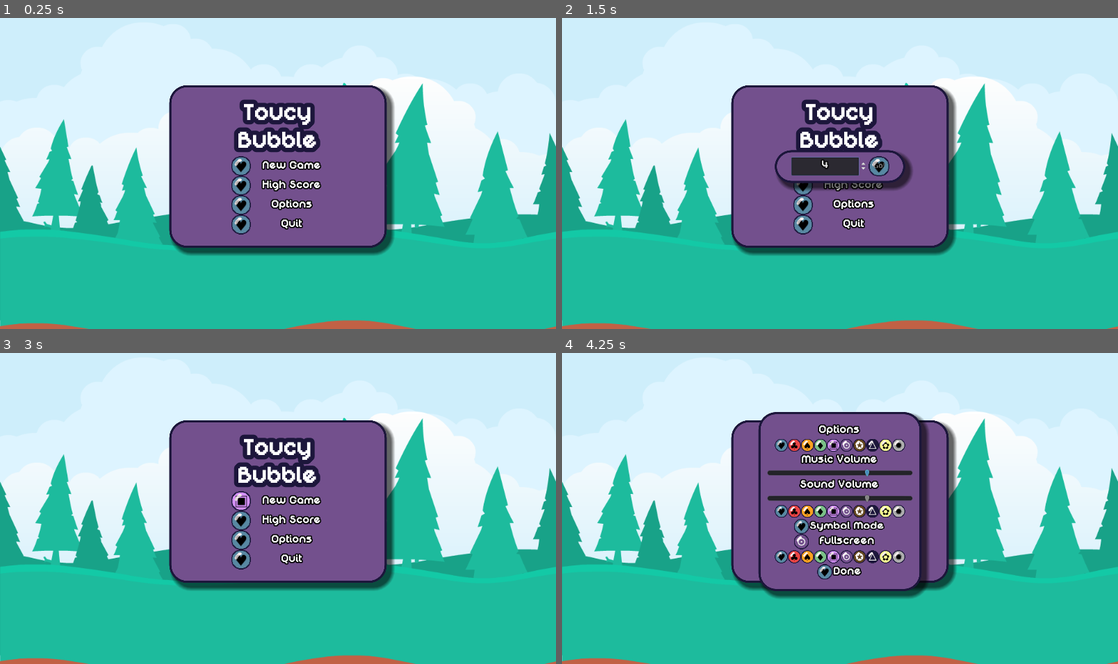
Above: before the commit, frames 1-4 (two rows, left to right).
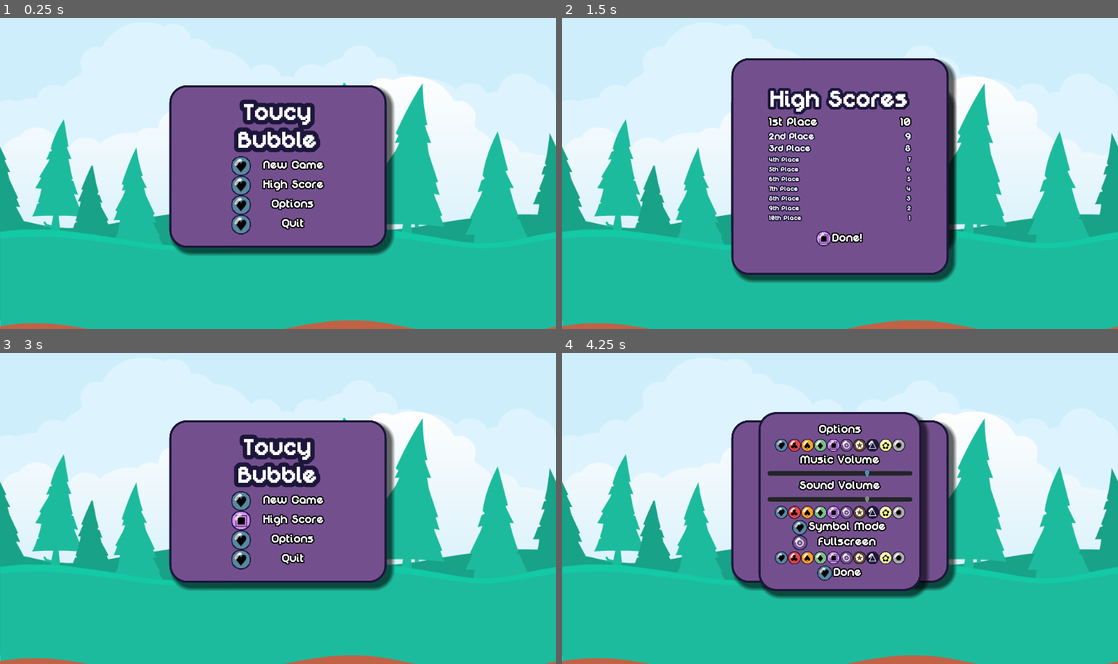
Above: after the commit, the same moments.

Repository: YannBurrett/ToucyBubble
Game: Godot game, scene res://UI/MainMenu.tscn
Same seed, same stepped clock (60 frames per second), same inputs: the game is played once before the commit and once after it.
Inputs (mouse positions are in pixels of both pictures, inside the frame that each line leads up to):
- Up to frame 1 (0.25 s): no input
- Up to frame 2 (1.5 s): click (801, 185) at 0.5 s; click (801, 167) at 1.25 s
- Up to frame 3 (3 s): click (239, 502) at 2 s; click (261, 573) at 2.77 s
- Up to frame 4 (4.25 s): click (801, 539) at 3.5 s

The runs differ from the first frame. In frame 1, 0.8% of the frame differs, in the area x 47-59%, y 45-69%; in frame 2, 16%, in the area x 30-71%, y 12-86%; in frame 3, 1.0%; in frame 4, 3.3%.

Commit message:
Sound and Music

Diff:
--- a/Bubbles/BubbleSpawner.gd
+++ b/Bubbles/BubbleSpawner.gd
@@ -7,6 +7,7 @@
 
 
 func _on_Level_spawn_bubble(angle, location):
+	$BubbleSFXPlayer.play()
 	var new_Bubble = Bubble.instance()
 	new_Bubble.type = next_bubble_type
 	new_Bubble.global_position = location
--- a/Level/Level.gd
+++ b/Level/Level.gd
@@ -178,10 +178,11 @@
 
 
 
-func game_over(_has_won):
+func game_over(has_won):
 	if $Player:
 		$Player.queue_free()
 		$NextBubble.queue_free()
+	$UILayer/MenuPopup.game_over(has_won)
 
 
 
--- a/Level/Level.tscn
+++ b/Level/Level.tscn
@@ -12,6 +12,7 @@
 [ext_resource path="res://UI/MenuPopup.tscn" type="PackedScene" id=10]
 [ext_resource path="res://Level/TileMap.gd" type="Script" id=11]
 [ext_resource path="res://Bubbles/Blank_bubbles.tres" type="TileSet" id=12]
+[ext_resource path="res://SFX/Shoot.wav" type="AudioStream" id=13]
 
 [node name="Level" type="Node2D"]
 script = ExtResource( 6 )
@@ -64,6 +65,10 @@
 [node name="BubbleSpawner" type="Node2D" parent="."]
 script = ExtResource( 7 )
 
+[node name="BubbleSFXPlayer" type="AudioStreamPlayer" parent="BubbleSpawner"]
+stream = ExtResource( 13 )
+bus = "SFX"
+
 [node name="NextBubble" type="Node2D" parent="." groups=["Bubbles"]]
 script = ExtResource( 8 )
 
@@ -93,6 +98,7 @@
 [connection signal="can_fire" from="." to="Player" method="set_fire"]
 [connection signal="prepare_bubble" from="." to="NextBubble" method="_on_Level_prepare_bubble"]
 [connection signal="spawn_bubble" from="." to="BubbleSpawner" method="_on_Level_spawn_bubble"]
+[connection signal="updated_score" from="CanvasLayer/Score" to="UILayer/MenuPopup" method="_on_Score_updated_score"]
 [connection signal="fire_bubble" from="Player" to="." method="_on_Player_fire_bubble"]
 [connection signal="next_bubble" from="NextBubble" to="BubbleSpawner" method="_on_NextBubble_next_bubble"]
 [connection signal="timeout" from="Timer" to="." method="_on_Timer_timeout"]
--- /dev/null
+++ b/Music/MusicPlayer.tscn
@@ -0,0 +1,8 @@
+[gd_scene load_steps=2 format=2]
+
+[ext_resource path="res://Music/random silly chip song.ogg" type="AudioStream" id=1]
+
+[node name="MusicPlayer" type="AudioStreamPlayer"]
+stream = ExtResource( 1 )
+autoplay = true
+bus = "Music"
--- a/Particles/BubblePop.gd
+++ b/Particles/BubblePop.gd
@@ -1,5 +1,6 @@
 extends Particles2D
 
+export (Array, Resource) var pops
 var type = 0 setget change_colour
 
 func _ready():
@@ -11,4 +12,6 @@
 
 
 func pop_bubbles():
+	$BubblePopSFX.stream = pops[randi() % pops.size()]
+	$BubblePopSFX.play()
 	$AnimationPlayer.play("Pop")
--- a/Particles/BubblePop.tscn
+++ b/Particles/BubblePop.tscn
@@ -1,7 +1,13 @@
-[gd_scene load_steps=9 format=2]
+[gd_scene load_steps=15 format=2]
 
 [ext_resource path="res://Sprites/BubbleSpriteSheet2.png" type="Texture" id=1]
 [ext_resource path="res://Particles/BubblePop.gd" type="Script" id=2]
+[ext_resource path="res://SFX/Pop3.wav" type="AudioStream" id=3]
+[ext_resource path="res://SFX/Pop5.wav" type="AudioStream" id=4]
+[ext_resource path="res://SFX/Pop1.wav" type="AudioStream" id=5]
+[ext_resource path="res://SFX/Pop6.wav" type="AudioStream" id=6]
+[ext_resource path="res://SFX/Pop2.wav" type="AudioStream" id=7]
+[ext_resource path="res://SFX/Pop4.wav" type="AudioStream" id=8]
 
 [sub_resource type="CanvasItemMaterial" id=1]
 particles_animation = true
@@ -78,7 +84,11 @@
 process_material = SubResource( 4 )
 texture = ExtResource( 1 )
 script = ExtResource( 2 )
+pops = [ ExtResource( 5 ), ExtResource( 7 ), ExtResource( 3 ), ExtResource( 8 ), ExtResource( 4 ), ExtResource( 6 ) ]
 
 [node name="AnimationPlayer" type="AnimationPlayer" parent="."]
 anims/Pop = SubResource( 5 )
 anims/RESET = SubResource( 6 )
+
+[node name="BubblePopSFX" type="AudioStreamPlayer" parent="."]
+bus = "SFX"
--- /dev/null
+++ b/UI/HighScores.gd
@@ -0,0 +1,13 @@
+extends Popup
+
+
+func _ready():
+	var scores = $VBoxContainer/CenterContainer/ScoreContainer.get_child_count()
+	scores /= 2
+	for score in scores:
+		$VBoxContainer/CenterContainer/ScoreContainer.get_child((score*2)+1).text = str(GameState.highscores[score])
+
+
+
+func _on_DoneButton_pressed():
+	hide()
--- /dev/null
+++ b/UI/HighScores.tscn
@@ -0,0 +1,257 @@
+[gd_scene load_steps=8 format=2]
+
+[ext_resource path="res://Fonts/DigitalDisco.ttf" type="DynamicFontData" id=1]
+[ext_resource path="res://UI/ToucyBubble.theme" type="Theme" id=2]
+[ext_resource path="res://UI/HighScores.gd" type="Script" id=3]
+
+[sub_resource type="DynamicFont" id=1]
+size = 48
+outline_size = 5
+outline_color = Color( 0.113725, 0.0901961, 0.235294, 1 )
+font_data = ExtResource( 1 )
+
+[sub_resource type="DynamicFont" id=2]
+size = 20
+outline_size = 2
+outline_color = Color( 0.113725, 0.0901961, 0.235294, 1 )
+font_data = ExtResource( 1 )
+
+[sub_resource type="DynamicFont" id=3]
+size = 18
+outline_size = 2
+outline_color = Color( 0.113725, 0.0901961, 0.235294, 1 )
+font_data = ExtResource( 1 )
+
+[sub_resource type="DynamicFont" id=4]
+size = 14
+outline_size = 2
+outline_color = Color( 0.113725, 0.0901961, 0.235294, 1 )
+font_data = ExtResource( 1 )
+
+[node name="HighScores" type="Popup"]
+margin_right = 40.0
+margin_bottom = 40.0
+rect_min_size = Vector2( 400, 400 )
+theme = ExtResource( 2 )
+script = ExtResource( 3 )
+
+[node name="Panel" type="Panel" parent="."]
+anchor_right = 1.0
+anchor_bottom = 1.0
+
+[node name="VBoxContainer" type="VBoxContainer" parent="."]
+anchor_right = 1.0
+anchor_bottom = 1.0
+margin_left = 16.0
+margin_top = 16.0
+margin_right = -16.0
+margin_bottom = -16.0
+alignment = 1
+
+[node name="Label" type="Label" parent="VBoxContainer"]
+margin_top = 39.0
+margin_right = 368.0
+margin_bottom = 87.0
+custom_fonts/font = SubResource( 1 )
+text = "High Scores"
+align = 1
+
+[node name="CenterContainer" type="CenterContainer" parent="VBoxContainer"]
+margin_top = 91.0
+margin_right = 368.0
+margin_bottom = 301.0
+
+[node name="ScoreContainer" type="GridContainer" parent="VBoxContainer/CenterContainer"]
+margin_left = 54.0
+margin_right = 314.0
+margin_bottom = 210.0
+rect_min_size = Vector2( 260, 210 )
+size_flags_horizontal = 0
+size_flags_vertical = 0
+columns = 2
+
+[node name="Label1" type="Label" parent="VBoxContainer/CenterContainer/ScoreContainer"]
+margin_right = 94.0
+margin_bottom = 24.0
+text = "1st Place"
+
+[node name="Score1" type="Label" parent="VBoxContainer/CenterContainer/ScoreContainer"]
+margin_left = 98.0
+margin_right = 260.0
+margin_bottom = 24.0
+size_flags_horizontal = 3
+text = "000 Points"
+align = 2
+
+[node name="Label2" type="Label" parent="VBoxContainer/CenterContainer/ScoreContainer"]
+margin_top = 28.0
+margin_right = 94.0
+margin_bottom = 48.0
+custom_fonts/font = SubResource( 2 )
+text = "2nd Place"
+
+[node name="Score2" type="Label" parent="VBoxContainer/CenterContainer/ScoreContainer"]
+margin_left = 98.0
+margin_top = 28.0
+margin_right = 260.0
+margin_bottom = 48.0
+size_flags_horizontal = 3
+custom_fonts/font = SubResource( 2 )
+text = "000 Points"
+align = 2
+
+[node name="Label3" type="Label" parent="VBoxContainer/CenterContainer/ScoreContainer"]
+margin_top = 52.0
+margin_right = 94.0
+margin_bottom = 71.0
+custom_fonts/font = SubResource( 3 )
+text = "3rd Place"
+
+[node name="Score3" type="Label" parent="VBoxContainer/CenterContainer/ScoreContainer"]
+margin_left = 98.0
+margin_top = 52.0
+margin_right = 260.0
+margin_bottom = 71.0
+size_flags_horizontal = 3
+custom_fonts/font = SubResource( 3 )
+text = "000 Points"
+align = 2
+
+[node name="Label4" type="Label" parent="VBoxContainer/CenterContainer/ScoreContainer"]
+margin_top = 75.0
+margin_right = 94.0
+margin_bottom = 90.0
+custom_fonts/font = SubResource( 4 )
+text = "4th Place"
+
+[node name="Score4" type="Label" parent="VBoxContainer/CenterContainer/ScoreContainer"]
+margin_left = 98.0
+margin_top = 75.0
+margin_right = 260.0
+margin_bottom = 90.0
+size_flags_horizontal = 3
+custom_fonts/font = SubResource( 4 )
+text = "000 Points"
+align = 2
+
+[node name="Label5" type="Label" parent="VBoxContainer/CenterContainer/ScoreContainer"]
+margin_top = 94.0
+margin_right = 94.0
+margin_bottom = 109.0
+custom_fonts/font = SubResource( 4 )
+text = "5th Place"
+
+[node name="Score5" type="Label" parent="VBoxContainer/CenterContainer/ScoreContainer"]
+margin_left = 98.0
+margin_top = 94.0
+margin_right = 260.0
+margin_bottom = 109.0
+size_flags_horizontal = 3
+custom_fonts/font = SubResource( 4 )
+text = "000 Points"
+align = 2
+
+[node name="Label6" type="Label" parent="VBoxContainer/CenterContainer/ScoreContainer"]
+margin_top = 113.0
+margin_right = 94.0
+margin_bottom = 128.0
+custom_fonts/font = SubResource( 4 )
+text = "6th Place"
+
+[node name="Score6" type="Label" parent="VBoxContainer/CenterContainer/ScoreContainer"]
+margin_left = 98.0
+margin_top = 113.0
+margin_right = 260.0
+margin_bottom = 128.0
+size_flags_horizontal = 3
+custom_fonts/font = SubResource( 4 )
+text = "000 Points"
+align = 2
+
+[node name="Label7" type="Label" parent="VBoxContainer/CenterContainer/ScoreContainer"]
+margin_top = 132.0
+margin_right = 94.0
+margin_bottom = 147.0
+custom_fonts/font = SubResource( 4 )
+text = "7th Place"
+
+[node name="Score7" type="Label" parent="VBoxContainer/CenterContainer/ScoreContainer"]
+margin_left = 98.0
+margin_top = 132.0
+margin_right = 260.0
+margin_bottom = 147.0
+size_flags_horizontal = 3
+custom_fonts/font = SubResource( 4 )
+text = "000 Points"
+align = 2
+
+[node name="Label8" type="Label" parent="VBoxContainer/CenterContainer/ScoreContainer"]
+margin_top = 151.0
+margin_right = 94.0
+margin_bottom = 166.0
+custom_fonts/font = SubResource( 4 )
+text = "8th Place"
+
+[node name="Score8" type="Label" parent="VBoxContainer/CenterContainer/ScoreContainer"]
+margin_left = 98.0
+margin_top = 151.0
+margin_right = 260.0
+margin_bottom = 166.0
+size_flags_horizontal = 3
+custom_fonts/font = SubResource( 4 )
+text = "000 Points"
+align = 2
+
+[node name="Label9" type="Label" parent="VBoxContainer/CenterContainer/ScoreContainer"]
+margin_top = 170.0
+margin_right = 94.0
+margin_bottom = 185.0
+custom_fonts/font = SubResource( 4 )
+text = "9th Place"
+
+[node name="Score9" type="Label" parent="VBoxContainer/CenterContainer/ScoreContainer"]
+margin_left = 98.0
+margin_top = 170.0
+margin_right = 260.0
+margin_bottom = 185.0
+size_flags_horizontal = 3
+custom_fonts/font = SubResource( 4 )
+text = "000 Points"
+align = 2
+
+[node name="Label10" type="Label" parent="VBoxContainer/CenterContainer/ScoreContainer"]
+margin_top = 189.0
+margin_right = 94.0
+margin_bottom = 204.0
+custom_fonts/font = SubResource( 4 )
+text = "10th Place"
+
+[node name="Score10" type="Label" parent="VBoxContainer/CenterContainer/ScoreContainer"]
+margin_left = 98.0
+margin_top = 189.0
+margin_right = 260.0
+margin_bottom = 204.0
+size_flags_horizontal = 3
+custom_fonts/font = SubResource( 4 )
+text = "000 Points"
+align = 2
+
+[node name="HBoxContainer" type="HBoxContainer" parent="VBoxContainer"]
+margin_top = 305.0
+margin_right = 368.0
+margin_bottom = 329.0
+alignment = 1
+
+[node name="DoneButton" type="Button" parent="VBoxContainer/HBoxContainer"]
+margin_left = 139.0
+margin_right = 163.0
+margin_bottom = 24.0
+rect_min_size = Vector2( 24, 24 )
+
+[node name="Label" type="Label" parent="VBoxContainer/HBoxContainer"]
+margin_left = 167.0
+margin_right = 228.0
+margin_bottom = 24.0
+text = "Done!"
+
+[connection signal="pressed" from="VBoxContainer/HBoxContainer/DoneButton" to="." method="_on_DoneButton_pressed"]
--- a/UI/MainMenu.gd
+++ b/UI/MainMenu.gd
@@ -12,3 +12,7 @@
 
 func _on_Buttonoptions_pressed():
 	$CanvasLayer/Control/OptionsMenu.popup_centered()
+
+
+func _on_ButtonHighScore_pressed():
+	$CanvasLayer/Control/HighScores.popup_centered()
--- a/UI/MainMenu.tscn
+++ b/UI/MainMenu.tscn
@@ -6,6 +6,7 @@
 [ext_resource path="res://UI/MainMenu.gd" type="Script" id=4]
 [ext_resource path="res://UI/LevelSelect.tscn" type="PackedScene" id=5]
 [ext_resource path="res://UI/OptionsMenu.tscn" type="PackedScene" id=6]
+[ext_resource path="res://UI/HighScores.tscn" type="PackedScene" id=7]
 
 [sub_resource type="DynamicFont" id=1]
 size = 48
@@ -54,7 +55,7 @@
 alignment = 1
 
 [node name="TitleLabel" type="Label" parent="CanvasLayer/Control/MenuPanel/VBoxContainer"]
-margin_right = 168.0
+margin_right = 175.0
 margin_bottom = 99.0
 custom_fonts/font = SubResource( 1 )
 text = "Toucy
@@ -64,7 +65,7 @@
 
 [node name="GridContainer" type="GridContainer" parent="CanvasLayer/Control/MenuPanel/VBoxContainer"]
 margin_top = 103.0
-margin_right = 168.0
+margin_right = 175.0
 margin_bottom = 243.0
 custom_constants/hseparation = 24
 columns = 2
@@ -77,7 +78,7 @@
 [node name="Label" type="Label" parent="CanvasLayer/Control/MenuPanel/VBoxContainer/GridContainer"]
 margin_left = 56.0
 margin_top = 4.0
-margin_right = 168.0
+margin_right = 175.0
 margin_bottom = 28.0
 text = "New Game"
 align = 1
@@ -91,7 +92,7 @@
 [node name="Label2" type="Label" parent="CanvasLayer/Control/MenuPanel/VBoxContainer/GridContainer"]
 margin_left = 56.0
 margin_top = 40.0
-margin_right = 168.0
+margin_right = 175.0
 margin_bottom = 64.0
 text = "High Score"
 align = 1
@@ -105,7 +106,7 @@
 [node name="Label3" type="Label" parent="CanvasLayer/Control/MenuPanel/VBoxContainer/GridContainer"]
 margin_left = 56.0
 margin_top = 76.0
-margin_right = 168.0
+margin_right = 175.0
 margin_bottom = 100.0
 text = "Options"
 align = 1
@@ -119,7 +120,7 @@
 [node name="Label4" type="Label" parent="CanvasLayer/Control/MenuPanel/VBoxContainer/GridContainer"]
 margin_left = 56.0
 margin_top = 112.0
-margin_right = 168.0
+margin_right = 175.0
 margin_bottom = 136.0
 text = "Quit"
 align = 1
@@ -128,6 +129,9 @@
 
 [node name="OptionsMenu" parent="CanvasLayer/Control" instance=ExtResource( 6 )]
 
+[node name="HighScores" parent="CanvasLayer/Control" instance=ExtResource( 7 )]
+
 [connection signal="pressed" from="CanvasLayer/Control/MenuPanel/VBoxContainer/GridContainer/ButtonNewGame" to="." method="_on_ButtonNewGame_pressed"]
+[connection signal="pressed" from="CanvasLayer/Control/MenuPanel/VBoxContainer/GridContainer/ButtonHighScore" to="." method="_on_ButtonHighScore_pressed"]
 [connection signal="pressed" from="CanvasLayer/Control/MenuPanel/VBoxContainer/GridContainer/Buttonoptions" to="." method="_on_Buttonoptions_pressed"]
 [connection signal="pressed" from="CanvasLayer/Control/MenuPanel/VBoxContainer/GridContainer/ButtonQuit" to="." method="_on_ButtonQuit_pressed"]
--- a/UI/MenuPopup.gd
+++ b/UI/MenuPopup.gd
@@ -1,6 +1,6 @@
 extends Popup
 
-
+var score = 0
 
 func _on_RestartButton_pressed():
 	get_tree().reload_current_scene()
@@ -23,3 +23,22 @@
 
 func _on_MenuPopup_visibility_changed():
 	get_tree().call_group("Player", "set_fire", !visible)
+
+
+func game_over(has_won):
+	if has_won:
+		$Panel/VBoxContainer/TitleLabel.text = "Victory!"
+	else:
+		$Panel/VBoxContainer/TitleLabel.text = "Game Over!"
+
+	$Panel/VBoxContainer/ScoreLabel.show()
+
+	popup_centered()
+	if GameState.check_highscore(score):
+		$Panel/HighScoreLabel.show()
+
+
+
+func _on_Score_updated_score(new_score):
+	score = new_score
+	$Panel/VBoxContainer/ScoreLabel.text = "Your Score: %s" %score
--- a/UI/MenuPopup.tscn
+++ b/UI/MenuPopup.tscn
@@ -34,6 +34,14 @@
 margin_bottom = 80.0
 custom_fonts/font = SubResource( 1 )
 text = "Menu"
+align = 1
+
+[node name="ScoreLabel" type="Label" parent="Panel/VBoxContainer"]
+visible = false
+margin_top = 70.0
+margin_right = 196.0
+margin_bottom = 94.0
+text = "Your Score: 000"
 align = 1
 
 [node name="GridContainer" type="GridContainer" parent="Panel/VBoxContainer"]
@@ -116,8 +124,15 @@
 text = "Back"
 align = 1
 
+[node name="HighScoreLabel" type="RichTextLabel" parent="Panel"]
+visible = false
+margin_top = -64.0
+margin_right = 260.0
+rect_min_size = Vector2( 260, 64 )
+bbcode_enabled = true
+bbcode_text = "[wave amp = 50 freq=2][center]NEW HIGHSCORE![/center][/wave]"
+
 [node name="OptionsMenu" parent="." instance=ExtResource( 3 )]
-visible = false
 
 [connection signal="visibility_changed" from="." to="." method="_on_MenuPopup_visibility_changed"]
 [connection signal="pressed" from="Panel/VBoxContainer/GridContainer/RestartButton" to="." method="_on_RestartButton_pressed"]
--- a/UI/OptionsMenu.gd
+++ b/UI/OptionsMenu.gd
@@ -1,5 +1,11 @@
 extends Popup
 
+
+func _ready():
+	$Panel/VBoxContainer/MusicSlider.value = GameState.music_volume
+	$Panel/VBoxContainer/SoundSlider.value = GameState.sfx_volume
+	$Panel/VBoxContainer/CenterContainer/GridContainer/FullscreenButton.pressed = GameState.fullscreen
+	$Panel/VBoxContainer/CenterContainer/GridContainer/SymbolButton.pressed = GameState.symbols_mode
 
 
 func _on_DoneButton_pressed():
@@ -10,13 +16,12 @@
 	GameState.fullscreen = !GameState.fullscreen
 
 
-
 func _on_SoundSlider_value_changed(value):
-	pass # Replace with function body.
+	GameState.sfx_volume = value
 
 
 func _on_MusicSlider_value_changed(value):
-	pass # Replace with function body.
+	GameState.music_volume = value
 
 
 func _on_SymbolButton_toggled(button_pressed):
--- a/UI/OptionsMenu.tscn
+++ b/UI/OptionsMenu.tscn
@@ -118,6 +118,7 @@
 margin_right = 24.0
 margin_bottom = 52.0
 rect_min_size = Vector2( 24, 24 )
+toggle_mode = true
 
 [node name="FullScreenLabel" type="Label" parent="Panel/VBoxContainer/CenterContainer/GridContainer"]
 margin_left = 28.0
--- a/UI/Score.gd
+++ b/UI/Score.gd
@@ -1,6 +1,7 @@
 extends Panel
 
 var score = 0 setget update_score
+signal updated_score
 
 func update_score(new_score):
 	$Tween.interpolate_property(
@@ -13,7 +14,9 @@
 func _on_Tween_tween_step(_object, _key, _elapsed, value):
 	var current_score = stepify(value, 1.0)
 	$Label.text = str(current_score)
+	emit_signal("updated_score", current_score)
 
 
 func _on_Tween_tween_all_completed():
 	score = int($Label.text)
+	emit_signal("updated_score", score)
--- a/Utils/GameState.gd
+++ b/Utils/GameState.gd
@@ -2,6 +2,9 @@
 
 export (int) var difficulty = 4 setget set_difficulty
 export (bool) var fullscreen = false setget set_fullscreen
+
+export (int, -10,0) var music_volume = -3 setget set_music_volume
+export (int, -10,0) var sfx_volume = -3 setget set_sfx_volume
 
 var config = ConfigFile.new()
 const CONFIG_FILE = "user://settings.cfg"
@@ -12,30 +15,48 @@
 var symbol_sprites = preload("res://Sprites/BubbleSpriteSheet2.png")
 
 var bubble_sprites = symbol_sprites
+var highscores = [1,2,3,4,5,6,7,8,9,10]
 
 var default_settings = {
+		"audio":
+			{"music_volume":-3, "sfx_volume": -3},
 		"video":
 			{"fullscreen": false, "symbols": false},
 		"game" :
-			{"difficulty": 4}
+			{"difficulty": 4, "highscores": [1,2,3,4,5,6,7,8,9,10]}
 		}
 
 var settings = {
+		"audio":
+			{"music_volume":null, "sfx_volume": null},
 		"video":
 			{"fullscreen": null, "symbols": null},
 		"game" :
-			{"difficulty": null}
+			{"difficulty": null, "highscores": null}
 		}
 
 
 func _ready():
 	load_settings()
+	music_volume = settings["audio"]["music_volume"]
+	set_music_volume(music_volume)
+	sfx_volume = settings["audio"]["sfx_volume"]
+	set_sfx_volume(sfx_volume)
+	highscores = settings["game"]["highscores"]
+	highscores.sort_custom(self, "sort_scores")
 	fullscreen = settings["video"]["fullscreen"]
 	set_fullscreen(fullscreen)
 	symbols_mode = settings["video"]["symbols"]
 	set_symbols_mode(symbols_mode)
 	difficulty = settings["game"]["difficulty"]
 	set_difficulty(difficulty)
+
+
+func sort_scores(a,b):
+	if a>b:
+		return true
+	else:
+		return false
 
 
 
@@ -84,3 +105,37 @@
 	difficulty = new_difficulty
 	settings["game"]["difficulty"] = difficulty
 	save_settings()
+
+
+func check_highscore(new_score):
+	for score in highscores:
+		if new_score > score:
+			highscores.pop_back()
+			highscores.push_back(new_score)
+			highscores.sort_custom(self, "sort_scores")
+			settings["game"]["highscores"] = highscores
+			save_settings()
+			return true
+	return false
+
+
+func set_music_volume(volume):
+	if volume == -10:
+		AudioServer.set_bus_mute(1, true)
+	else:
+		AudioServer.set_bus_mute(1, false)
+		AudioServer.set_bus_volume_db(1, -10 + volume)
+	music_volume = volume
+	settings["audio"]["music_volume"] = volume
+	save_settings()
+
+
+func set_sfx_volume(volume):
+	if volume == -10:
+		AudioServer.set_bus_mute(2, true)
+	else:
+		AudioServer.set_bus_mute(2, false)
+		AudioServer.set_bus_volume_db(2, -10 + volume)
+	sfx_volume = volume
+	settings["audio"]["sfx_volume"] = volume
+	save_settings()
--- /dev/null
+++ b/default_bus_layout.tres
@@ -0,0 +1,15 @@
+[gd_resource type="AudioBusLayout" format=2]
+
+[resource]
+bus/1/name = "Music"
+bus/1/solo = false
+bus/1/mute = false
+bus/1/bypass_fx = false
+bus/1/volume_db = 0.0
+bus/1/send = "Master"
+bus/2/name = "SFX"
+bus/2/solo = false
+bus/2/mute = false
+bus/2/bypass_fx = false
+bus/2/volume_db = 0.0
+bus/2/send = "Master"
--- a/project.godot
+++ b/project.godot
@@ -17,6 +17,7 @@
 [autoload]
 
 GameState="*res://Utils/GameState.tscn"
+MusicPlayer="*res://Music/MusicPlayer.tscn"
 
 [display]
 
Not shown: 1 places in Level/Level.tscn that only renumber resources
Not shown: 1 places in UI/MainMenu.tscn that only renumber resources
Binary file changed: UI/ToucyBubble.theme
